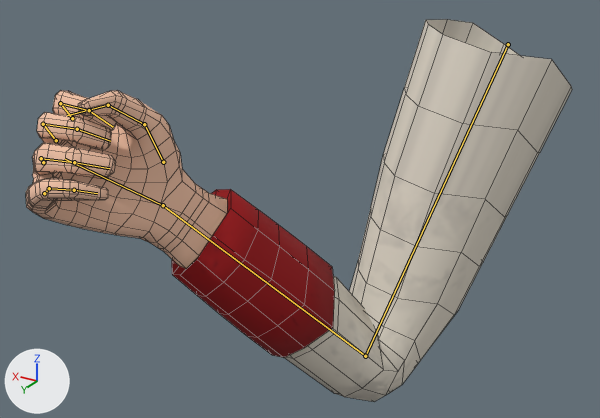
What one commit did to the FBX model Game/res/assets/models/Animation/Character/RightArm.fbx.
The view is the same before and after, from a 50 mm camera at (-15.7, 64.2, 9.9) aimed at (16.6, 10.3, -17.0). The lights are fixed; the arrows at lower left show +X, +Y and +Z. Both versions are drawn at frame 289 of the action 'Armature|Throwable_R'; the numbers are the values there. The bones that bend it are drawn over the model as lines. Mesh edges are drawn as thin lines.
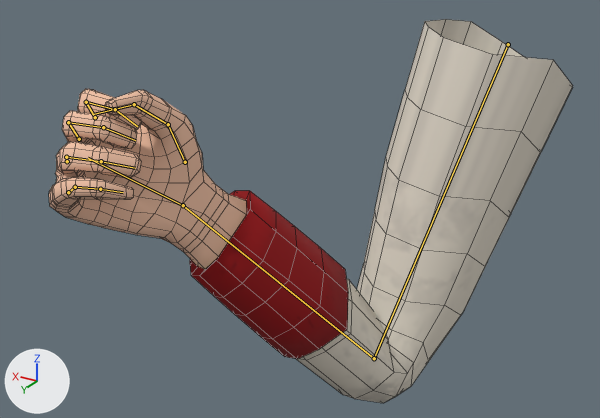
Changed parts and their boxes [x1, y1, x2, y2] in the pictures (600 x 418 px):
'Cube', posed
    before: [26, 19, 572, 402]
    after: [49, 19, 573, 403]
bone 'R_UpperArm', root to tip
    before: (508, 44) to (365, 356)
    after: (508, 44) to (374, 358)
bone 'R_Forearm', root to tip
    before: (365, 356) to (163, 205)
    after: (374, 358) to (183, 205)

What changed in the scene script:
```text
Change bone_r_upperarm:
    where bone_r_upperarm = bpy.data.objects['Armature'].pose.bones['R_UpperArm']
    bone_r_upperarm.rotation_quaternion: (0.932, -0.209, 0.282, -0.088) -> (0.933, -0.224, 0.271, -0.081)  # degrees (-30, 29, -19) -> degrees (-32, 28, -18)
Change bone_r_forearm:
    where bone_r_forearm = bpy.data.objects['Armature'].pose.bones['R_Forearm']  # child of 'R_UpperArm'
    bone_r_forearm.rotation_quaternion: (0.815, 0.558, -0.005, 0.154) -> (0.8, 0.578, -0.005, 0.16)  # degrees (67, -10, 14) -> degrees (70, -11, 15)
```
